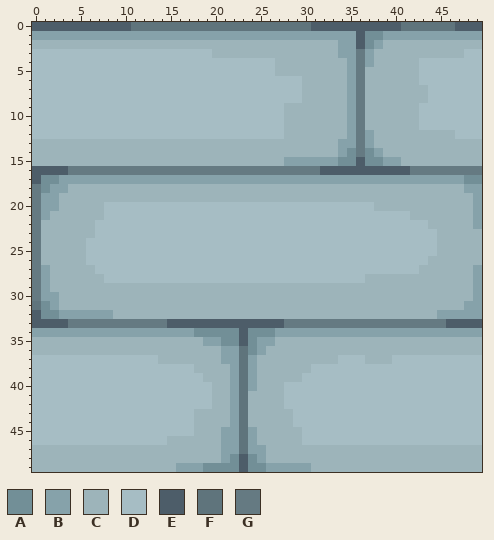
Two versions of one pixel-art sprite, images/floor.png. Above: the version before the commit.
The file is 50x50 pixels. Colours within 5 levels of each other are drawn and written as one.
Palette (. is transparent): A #728f97  B #86a2aa  C #9db4ba  D #a6bdc4  E #4d5d69  F #5f747c  G #657a82
Pixels before, first column x 0:
 0 EEEEEEEEEEEFFFFFFFFFFFFFFFFFFFFEEEEEEEEEEFFFFFFEEE
 1 BBBBBBBBBBBBBBBBBBBBBBBBBBBBBBBBBBBBEAABBBBBBBBBBB
 2 CCCCCCCCCCCCCCCCCCCCCCCCCCCCCCCCCCBBEABCCCCCCCCCCC
 3 DDDDDDDDDDDDDDDDDDDDCCCCCCCCCCCCCCBBGBCCCCCCCCCCDD
 4 DDDDDDDDDDDDDDDDDDDDDDDDDDDCCCCCCCCBGBCCCCCDDDDDDD
 5 DDDDDDDDDDDDDDDDDDDDDDDDDDDCCCCCCCCBGCCCCCCDDDDDDD
 6 DDDDDDDDDDDDDDDDDDDDDDDDDDDDDDCCCCCBGCCCCCCDDDDDDD
 7 DDDDDDDDDDDDDDDDDDDDDDDDDDDDDDCCCCCBGCCCCCCCDDDDDD
 8 DDDDDDDDDDDDDDDDDDDDDDDDDDDDDDCCCCCBGCCCCCCCDDDDDD
 9 DDDDDDDDDDDDDDDDDDDDDDDDDDDDCCCCCCCBGCCCCCCDDDDDDD
10 DDDDDDDDDDDDDDDDDDDDDDDDDDDDCCCCCCCBGCCCCCCDDDDDDD
11 DDDDDDDDDDDDDDDDDDDDDDDDDDDDCCCCCCCBGCCCCCCDDDDDDD
12 DDDDDDDDDDDDDDDDDDDDDDDDDDDDCCCCCCCBGBCCCCCCCCCDDD
13 CCCCCCCCCCCCCCCCCCCCCCCCCCCCCCCCCCBBGBCCCCCCCCCCCC
14 CCCCCCCCCCCCCCCCCCCCCCCCCCCCCCCCCCBAGABCCCCCCCCCCC
15 CCCCCCCCCCCCCCCCCCCCCCCCCCCCBBBBBBAAEAABBCCCCCCCCC
16 EEEEGGGGGGGGGGGGGGGGGGGGGGGGGGGGEEEEEEEEEEGGGGGGGG
17 EAABBBBBBBBBBBBBBBBBBBBBBBBBBBBBBBBBBBBBBBBBBBBBAA
18 GABBCCCCCCCCCCCCCCCCCCCCCCCCCCCCCCCCCCCCCCCCCCCCBB
19 GBBCCCCCCCCCCCCCCCCCCCCCCCCCCCCCCCCCCCCCCCCCCCCCCB
20 GBBCCCCCDDDDDDDDDDDDDDDDDDDDDDDDDDDDDDCCCCCCCCCCCB
21 GBCCCCCCDDDDDDDDDDDDDDDDDDDDDDDDDDDDDDDDDDCCCCCCCB
22 GCCCCCCDDDDDDDDDDDDDDDDDDDDDDDDDDDDDDDDDDDDDCCCCCB
23 GCCCCCCDDDDDDDDDDDDDDDDDDDDDDDDDDDDDDDDDDDDDDCCCCC
24 GCCCCCDDDDDDDDDDDDDDDDDDDDDDDDDDDDDDDDDDDDDDDCCCCC
25 GCCCCCDDDDDDDDDDDDDDDDDDDDDDDDDDDDDDDDDDDDDDDCCCCC
26 GCCCCCDDDDDDDDDDDDDDDDDDDDDDDDDDDDDDDDDDDDDDCCCCCC
27 GBCCCCCDDDDDDDDDDDDDDDDDDDDDDDDDDDDDDDDDDDDCCCCCCB
28 GBCCCCCCDDDDDDDDDDDDDDDDDDDDDDDDDDDDDCCCCCCCCCCCCB
29 GBCCCCCCCCCCCCCCCCCCCCCCCCCCCCCCCCCCCCCCCCCCCCCCCB
30 GBBCCCCCCCCCCCCCCCCCCCCCCCCCCCCCCCCCCCCCCCCCCCCCCB
31 FABCCCCCCCCCCCCCCCCCCCCCCCCCCCCCCCCCCCCCCCCCCCCCBB
32 EAABBBBBBCCCCCCCCCCCCCCCCCCCCCCCCCCCCCCCCCCCCBBBBB
33 EEEEGGGGGGGGGGGEEEEEEEEEEEEEGGGGGGGGGGGGGGGGGGEEEE
34 BBBBBBBBBBBBBBBBBBAAAAAEAAABBBBBBBBBBBBBBBBBBBBBBB
35 CCCCCCCCCCCCCCCCCCCBBAAEABBCCCCCCCCCCCCCCCCCCCCCCC
36 CCCCCCCCCCCCCCCCCCCCCBBFABCCCCCCCCCCCCCCCCCCCCCCCC
37 DDDDDDDDDDDDDDCCCCCCCBBFBCCCCCCCCCDDDCCCDDDDDDDDDD
38 DDDDDDDDDDDDDDDDDDCCCCBFBCCCCCCDDDDDDDDDDDDDDDDDDD
39 DDDDDDDDDDDDDDDDDDDCCCBFBCCCCCDDDDDDDDDDDDDDDDDDDD
40 DDDDDDDDDDDDDDDDDDDDCCBFBCCCDDDDDDDDDDDDDDDDDDDDDD
41 DDDDDDDDDDDDDDDDDDDDCCBFCCCCDDDDDDDDDDDDDDDDDDDDDD
42 DDDDDDDDDDDDDDDDDDDDCCBFCCCCDDDDDDDDDDDDDDDDDDDDDD
43 DDDDDDDDDDDDDDDDDDCCCCBFCCCCCDDDDDDDDDDDDDDDDDDDDD
44 DDDDDDDDDDDDDDDDDDCCCCBFCCCCCDDDDDDDDDDDDDDDDDDDDD
45 DDDDDDDDDDDDDDDDDDCCCBBFBCCCCCDDDDDDDDDDDDDDDDDDDD
46 DDDDDDDDDDDDDDDCCCCCCBBFBCCCCCDDDDDDDDDDDDDDDDDDDD
47 CCCCCCCCCCCCCCCCCCCCCBBFBBCCCCCCCCCCCCCCCCCCCCCCCC
48 CCCCCCCCCCCCCCCCCCCCCBAEABCCCCCCCCCCCCCCCCCCCCCCCC
49 CCCCCCCCCCCCCCCCBBBAAAAEAABBBBBCCCCCCCCCCCCCCCCCCC
Once edited:
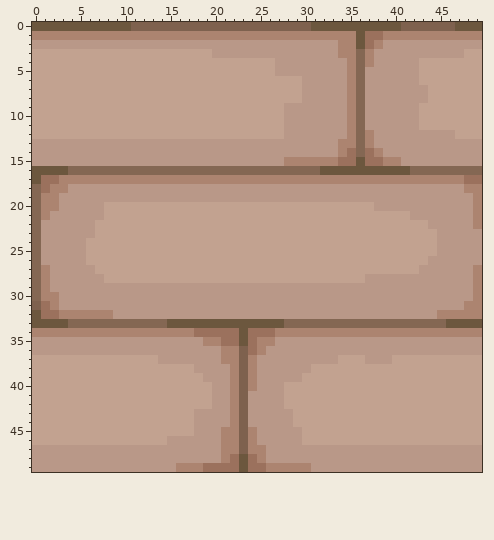
Diff:
Colour A changes from #728f97 to #9b715d.
Colour B changes from #86a2aa to #ac8470.
Colour C changes from #9db4ba to #b99888.
Colour D changes from #a6bdc4 to #c2a290.
Colour E changes from #4d5d69 to #6c573e.
Colour F changes from #5f747c to #7e614e.
Colour G changes from #657a82 to #846753.
Where, in picture pixels (left, top, right, bottom), the same in both pictures:
changed: (32, 22, 482, 472)
